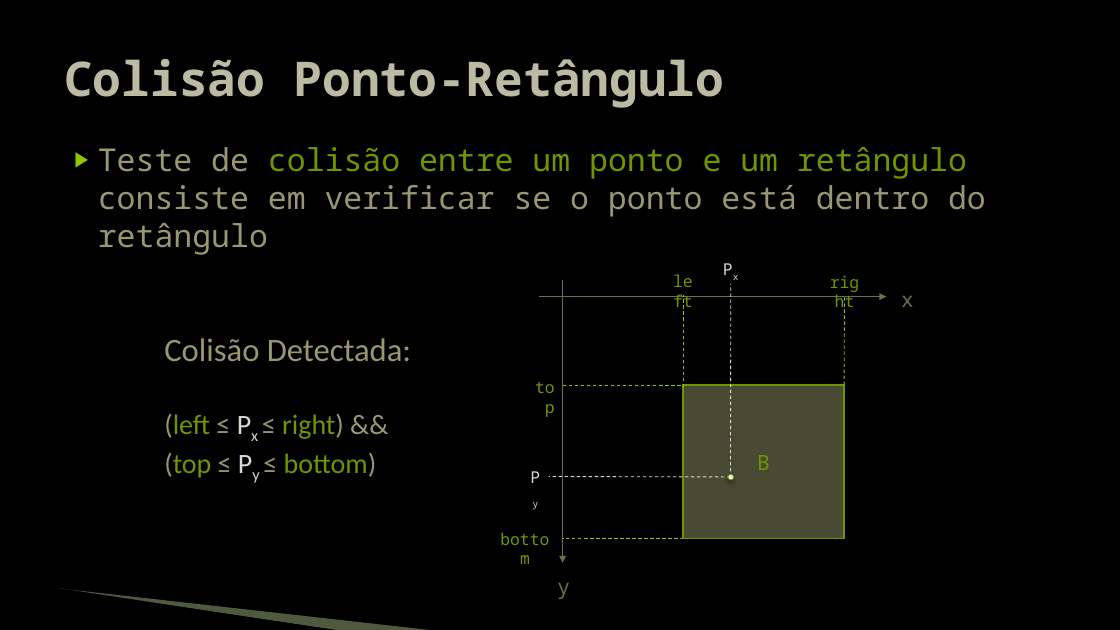
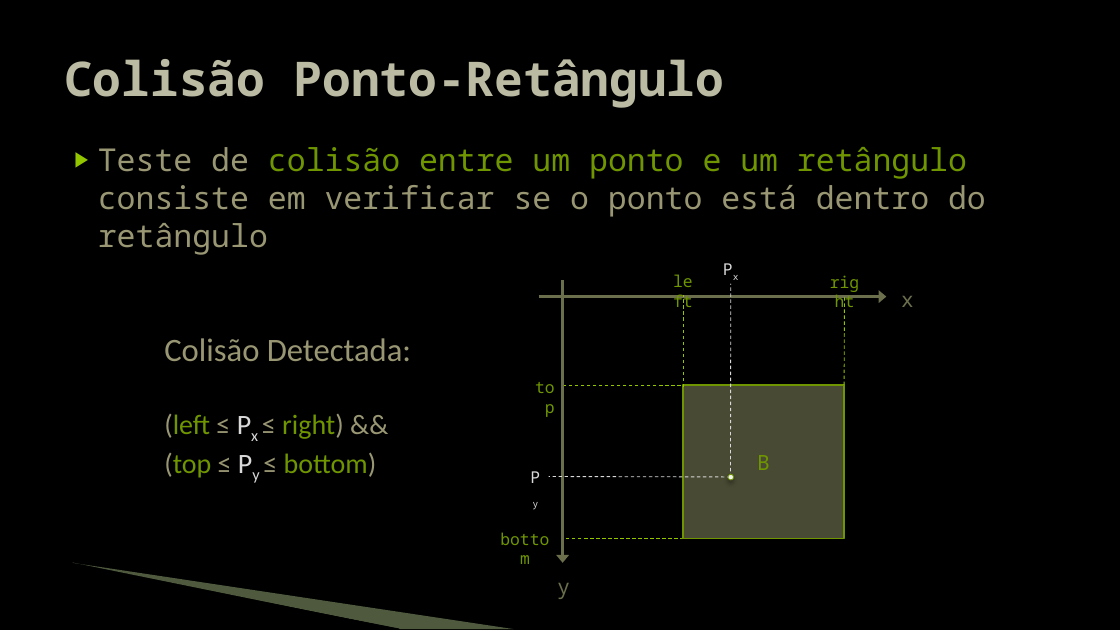
Before and after one commit to JudsonSS/Jogos, a slide deck: slide 14 of Slides/10. Detecção de Colisão.pptx (slide 12 before the commit). Drawn at 1120x630 pixels with LibreOffice and Linux fonts; fonts in the diff are those of the drawing; background and template pictures are left out. Boxes give left, top, right and bottom in pixels: in the first picture for what was removed or moved away, otherwise in the second. Text is boxed around its words. In the diff, an @@ line names an element or a change of style, - is before the commit and + after.

```diff
--- a/Slides/10. Detecção de Colisão.pptx
+++ b/Slides/10. Detecção de Colisão.pptx
@@ arrow (539, 297) - (886, 297): stroke #6C6F4C 0.75 pt to #6C6F4C 2.25 pt @@
@@ freeform shape: place and size @@
-freeform shape at box(60, 590, 340, 630)
+freeform shape at box(71, 565, 400, 629)
@@ freeform shape: place and size @@
-freeform shape at box(61, 589, 437, 630)
+freeform shape at box(73, 563, 514, 629)
```
Also in this commit, not shown: 17 other slides changed, 2 slides added.
